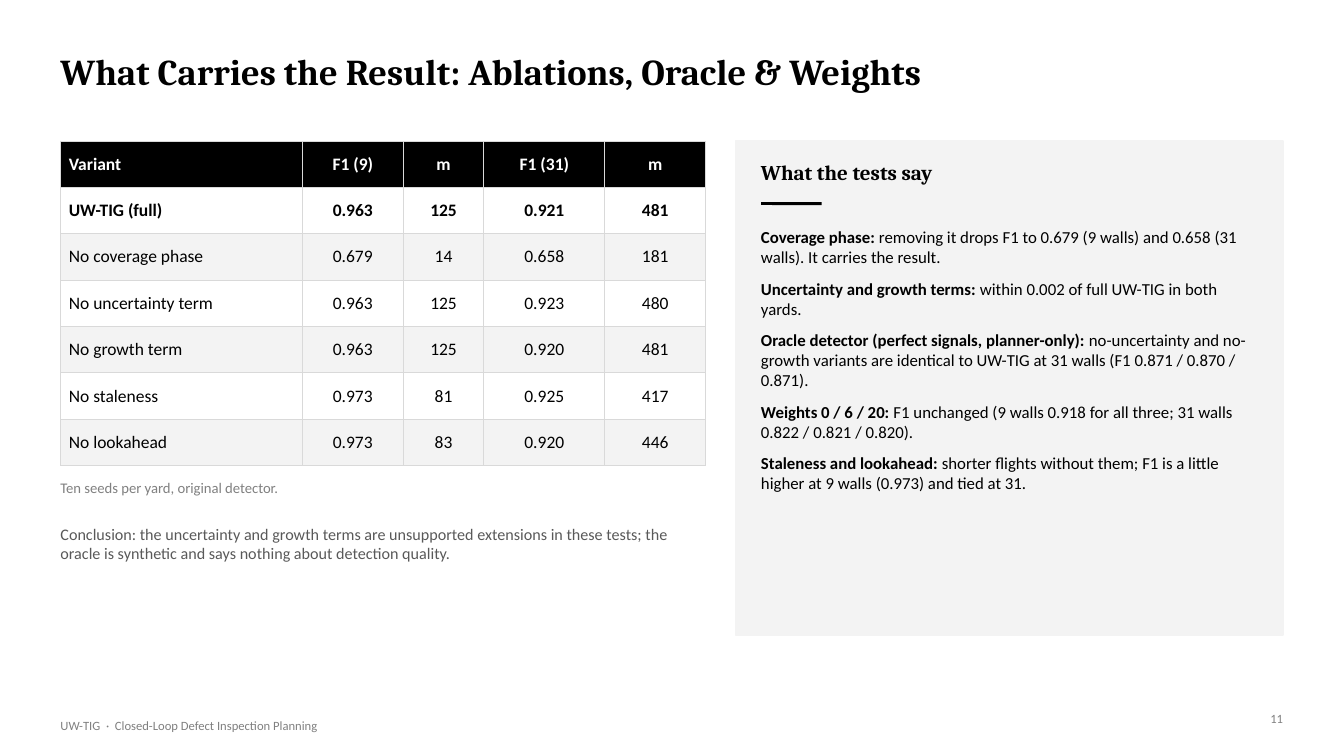
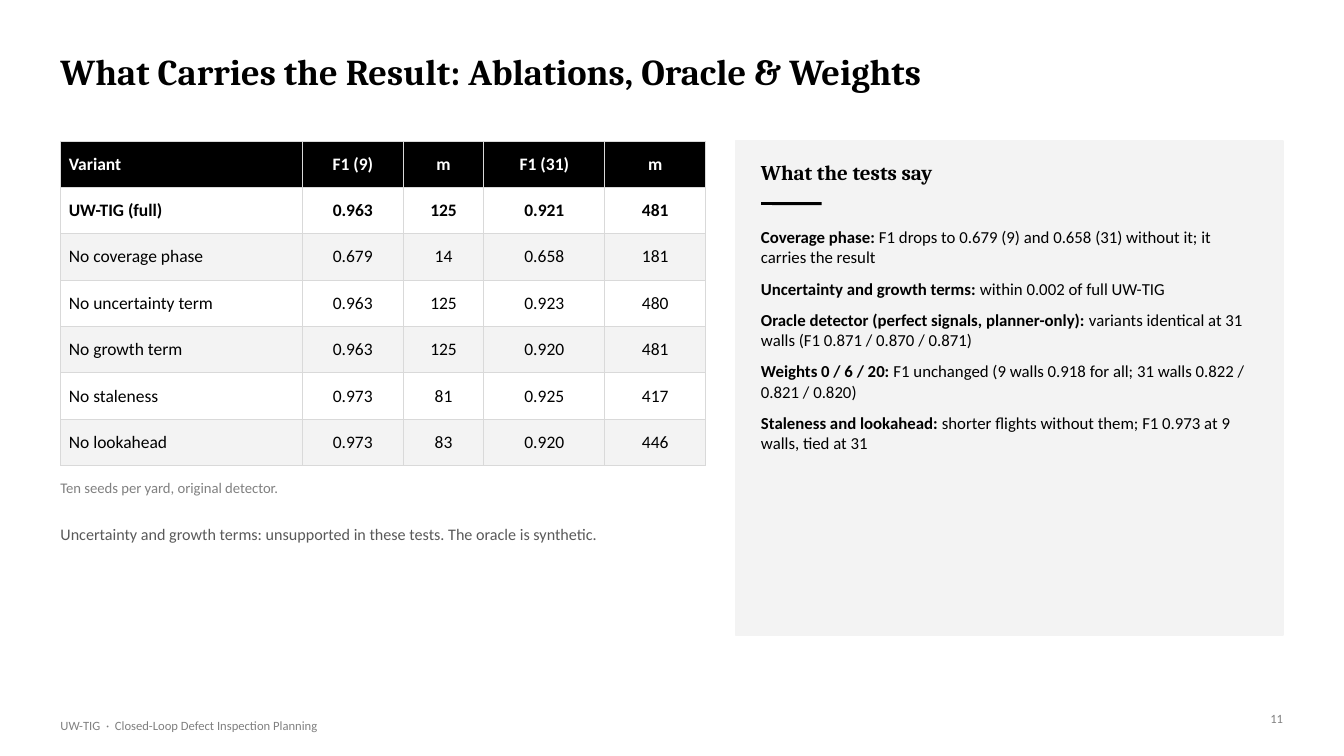
Before and after one commit to DrNeel11/project_work_1, a slide deck: slide 11 of drone-sim-today/UW-TIG_Review_Deck.pptx. Drawn at 1344x756 pixels with LibreOffice and Linux fonts; fonts in the diff are those of the drawing. Boxes give left, top, right and bottom in pixels: in the first picture for what was removed or moved away, otherwise in the second. Text is boxed around its words. In the diff, an @@ line names an element or a change of style, - is before the commit and + after.

```diff
--- a/drone-sim-today/UW-TIG_Review_Deck.pptx
+++ b/drone-sim-today/UW-TIG_Review_Deck.pptx
@@ text at (761, 231, 1242, 451): text changed @@
-▪ Coverage phase: removing it drops F1 to 0.679 (9 walls) and 0.658 (31 walls). It carries the result.
-▪ Uncertainty and growth terms: within 0.002 of full UW-TIG in both yards.
-▪ Oracle detector (perfect signals, planner-only): no-uncertainty and no-growth variants are identical to UW-TIG at 31 walls (F1 0.871 / 0.870 / 0.871).
-▪ Weights 0 / 6 / 20: F1 unchanged (9 walls 0.918 for all three; 31 walls 0.822 / 0.821 / 0.820).
-▪ Staleness and lookahead: shorter flights without them; F1 is a little higher at 9 walls (0.973) and tied at 31.
+▪ Coverage phase: F1 drops to 0.679 (9) and 0.658 (31) without it; it carries the result
+▪ Uncertainty and growth terms: within 0.002 of full UW-TIG
+▪ Oracle detector (perfect signals, planner-only): variants identical at 31 walls (F1 0.871 / 0.870 / 0.871)
+▪ Weights 0 / 6 / 20: F1 unchanged (9 walls 0.918 for all; 31 walls 0.822 / 0.821 / 0.820)
+▪ Staleness and lookahead: shorter flights without them; F1 0.973 at 9 walls, tied at 31
@@ text at (60, 529, 596, 543): text changed @@
-Conclusion: the uncertainty and growth terms are unsupported extensions in these tests; the oracle is synthetic and says nothing about detection quality.
+Uncertainty and growth terms: unsupported in these tests. The oracle is synthetic.
```
Also in this commit, not shown: 11 other slides changed, 1 other file.
